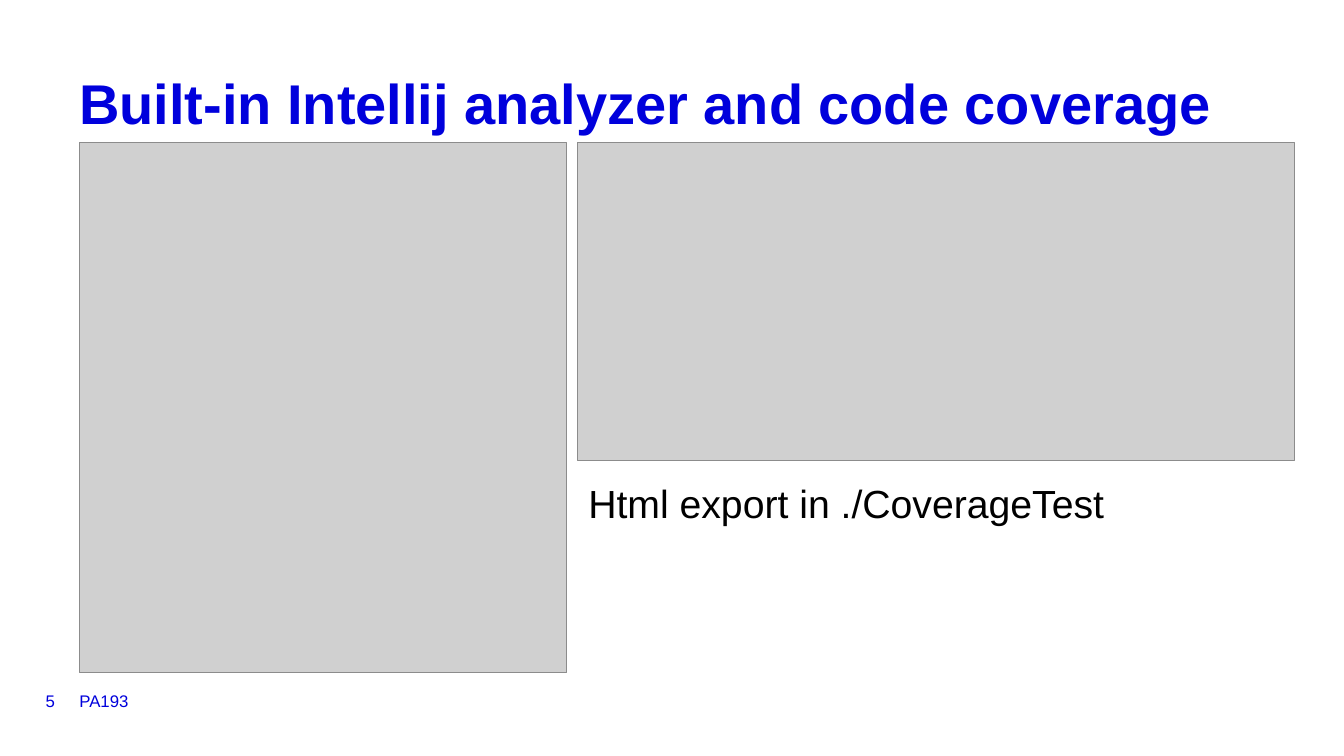
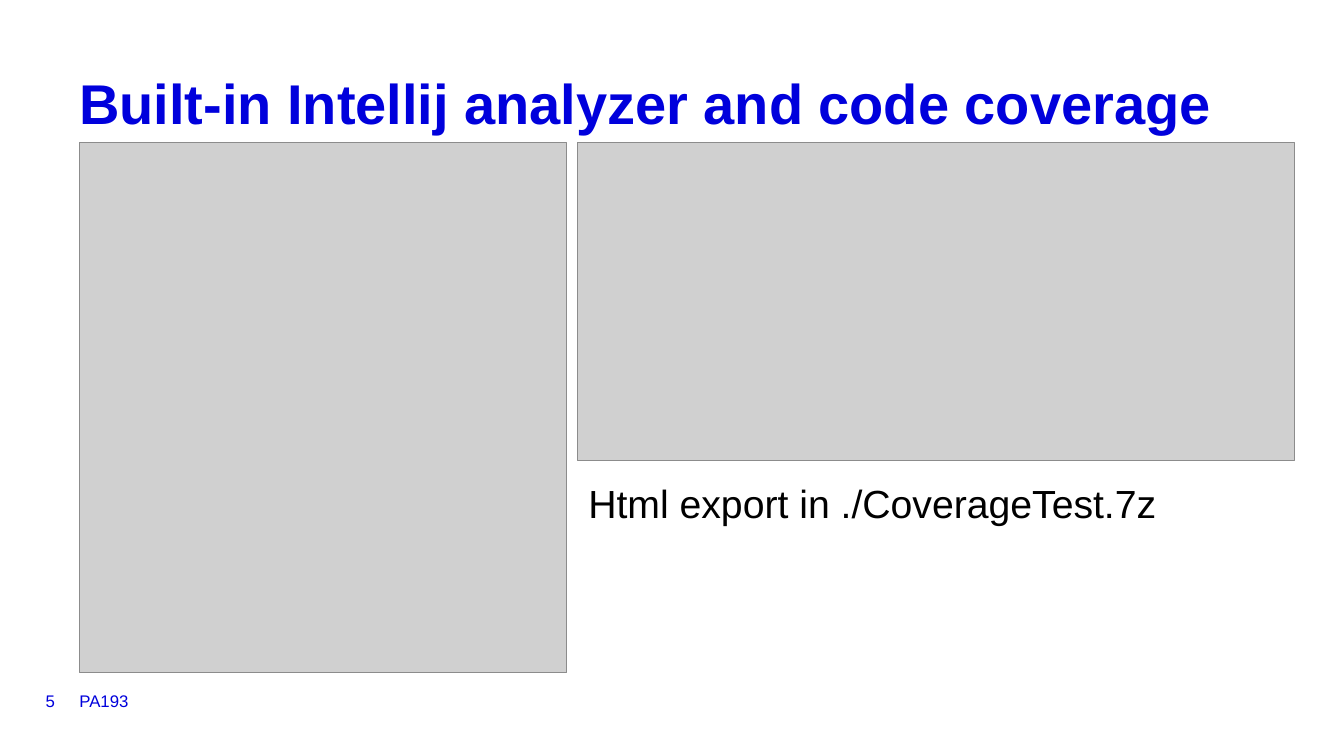
Before and after one commit to NikitaVolotovich/super_bech32m, a slide deck: slide 5 of super_Bech32m.pptm. Drawn at 1344x756 pixels with LibreOffice and Linux fonts; fonts in the diff are those of the drawing; grey boxes stand for pictures; background and template pictures are left out. Boxes give left, top, right and bottom in pixels: in the first picture for what was removed or moved away, otherwise in the second. Text is boxed around its words. In the diff, an @@ line names an element or a change of style, - is before the commit and + after.

Commit message:
presentation

```diff
--- a/super_Bech32m.pptm
+++ b/super_Bech32m.pptm
@@ text at bbox=[588, 489, 1157, 526]: text changed @@
-Html export in ./CoverageTest
+Html export in ./CoverageTest.7z
```
Also in this commit, not shown: 1 other slide changed.
